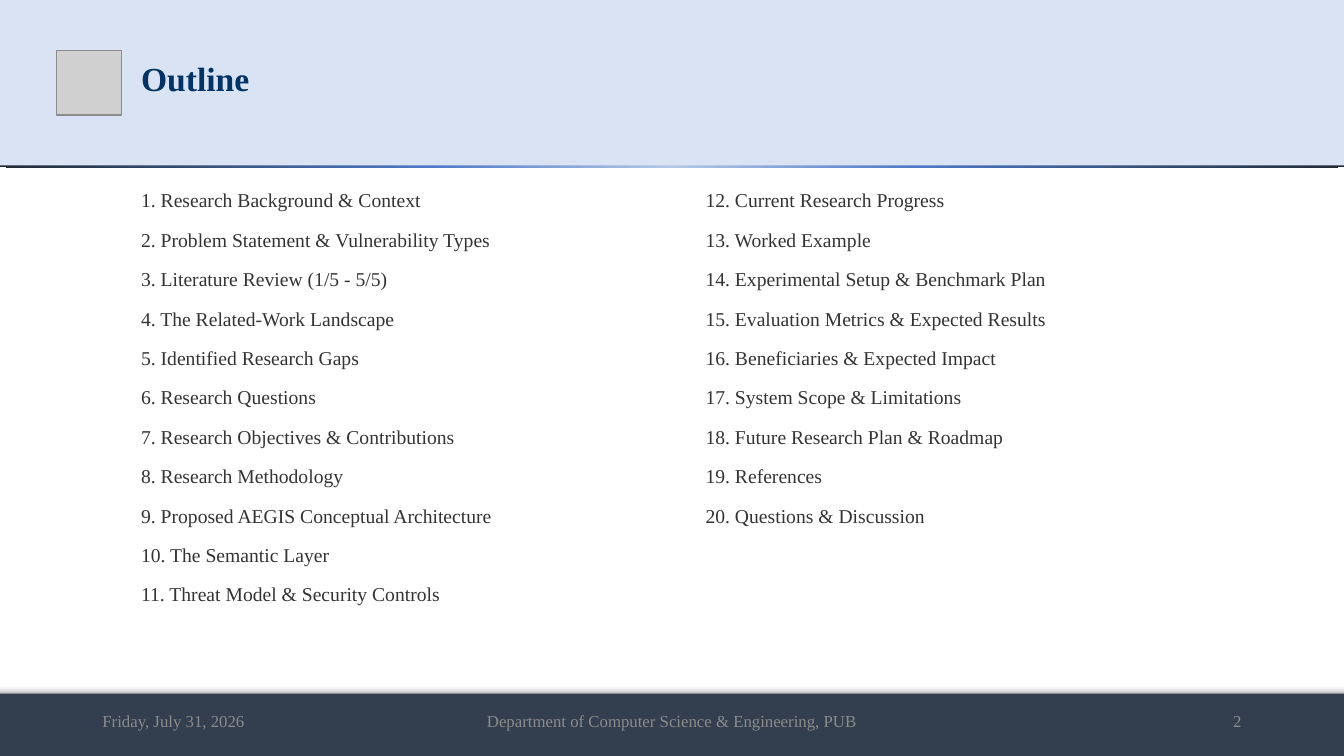
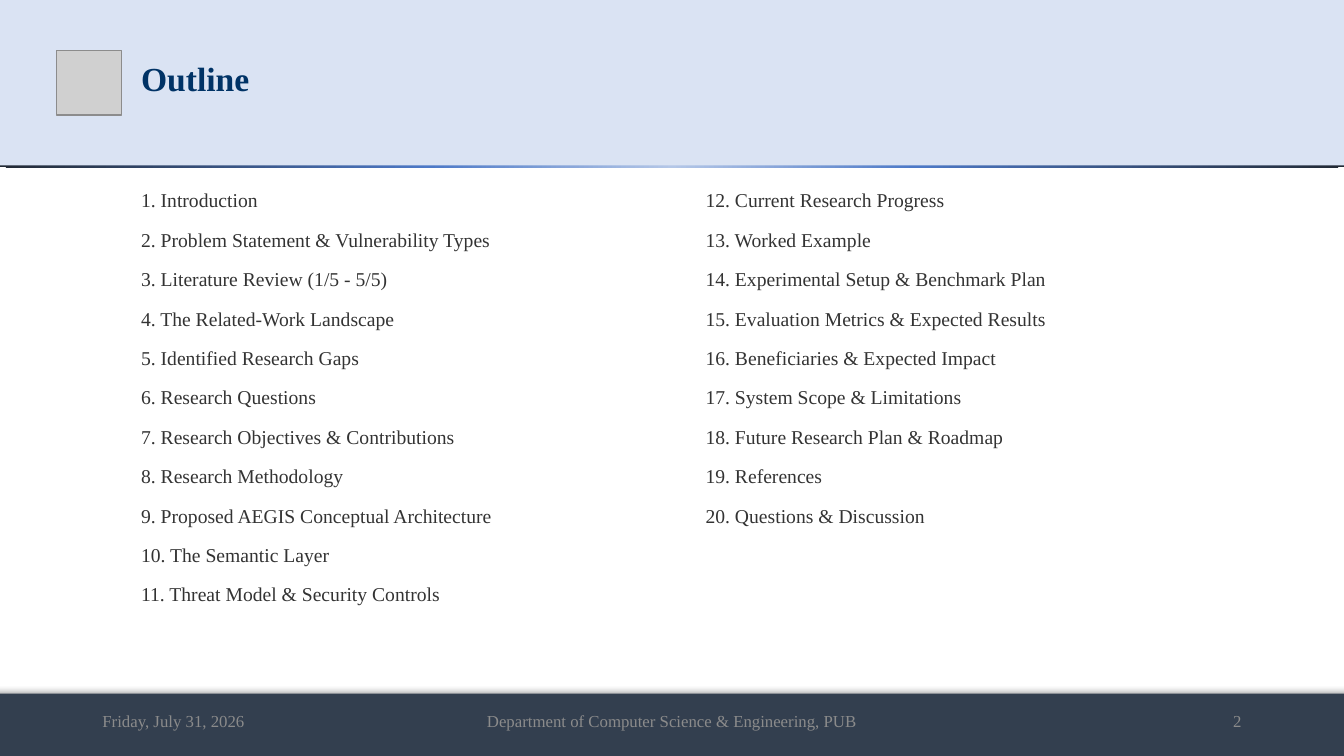
Before and after one commit to md-riaz/AEGIS-Research, a slide deck: slide 2 of docs/scripts/Md_Riaz_Mid_Defense_Final_0322310105101024.pptx. Drawn at 1344x756 pixels with LibreOffice and Linux fonts; fonts in the diff are those of the drawing; grey boxes stand for pictures. Boxes give left, top, right and bottom in pixels: in the first picture for what was removed or moved away, otherwise in the second. Text is boxed around its words. In the diff, an @@ line names an element or a change of style, - is before the commit and + after.

```diff
--- a/docs/scripts/Md_Riaz_Mid_Defense_Final_0322310105101024.pptx
+++ b/docs/scripts/Md_Riaz_Mid_Defense_Final_0322310105101024.pptx
@@ text at box(141, 193, 258, 207): text changed @@
-1. Research Background & Context
+1. Introduction
```
Also in this commit, not shown: 1 other slide changed, 1 other file.
